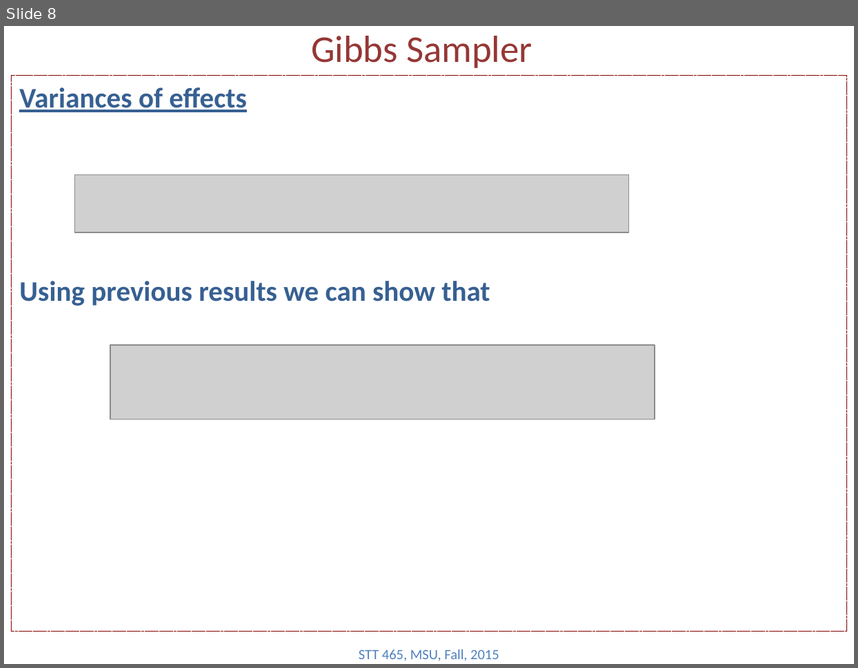
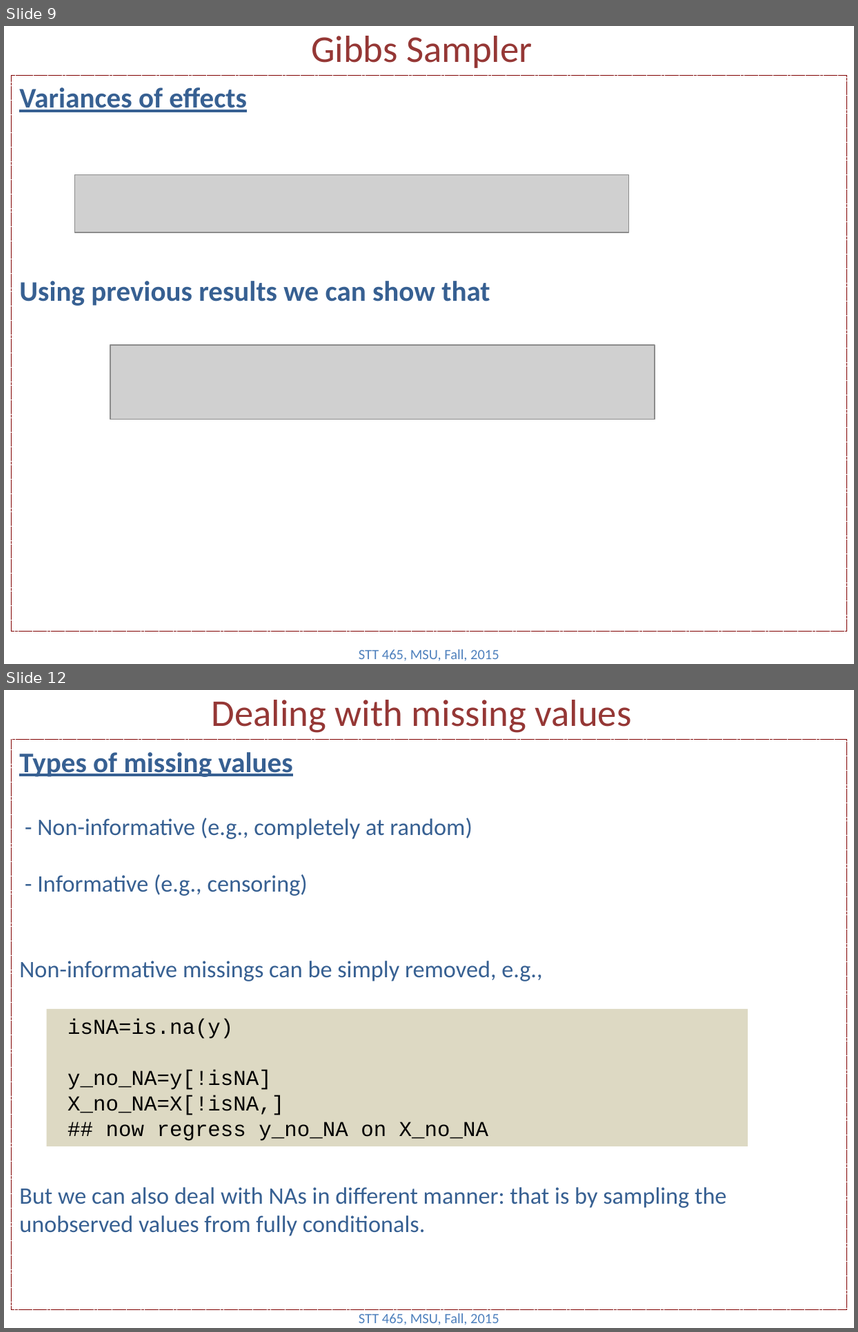
Before and after one commit to Boukos/STT465, a slide deck: STT465_13.pptx. Shown one above the other, each under a label of ours: slide 8 before the commit, slides 9 and 12 after it; the slides between them are not shown. The pictures are 858x668 and 858x1332 pixels, drawn with LibreOffice and Linux fonts; fonts in the diff are those of the drawing; grey boxes stand for pictures. Boxes give left, top, right and bottom in pixels: in the first picture for what was removed or moved away, otherwise in the second. Text is boxed around its words. In the diff, an @@ line names an element or a change of style, - is before the commit and + after.

```diff
--- a/STT465_13.pptx
+++ b/STT465_13.pptx
@@ slide 12 added at bbox=[4, 690, 854, 1328], background #FFFFFF @@
@@ title added at bbox=[212, 700, 631, 733], 32 pt, text #953735 @@
+Dealing with missing values
@@ rectangle added at bbox=[11, 739, 846, 1309], outline #800000 0.75 pt dashed, 20 pt, text #376092 @@
+Types of missing values
+- Non-informative (e.g., completely at random)
+- Informative (e.g., censoring)
+Non-informative missings can be simply removed, e.g.,
+But we can also deal with NAs in different manner: that is by sampling the unobserved values from fully conditionals.
@@ rectangle added at bbox=[47, 1009, 748, 1147], fill #DDD9C3, 18 pt, text #000000 @@
+isNA=is.na(y)
+y_no_NA=y[!isNA]
+X_no_NA=X[!isNA,]
+## now regress y_no_NA on X_no_NA
@@ text added at bbox=[359, 1312, 499, 1325], 12 pt, text #4F81BD @@
+STT 465, MSU, Fall, 2015
@@ what was slide 8 is now slide 9 @@
```
Also in this commit, not shown: 3 slides changed, 4 other slides added, 1 other file.
